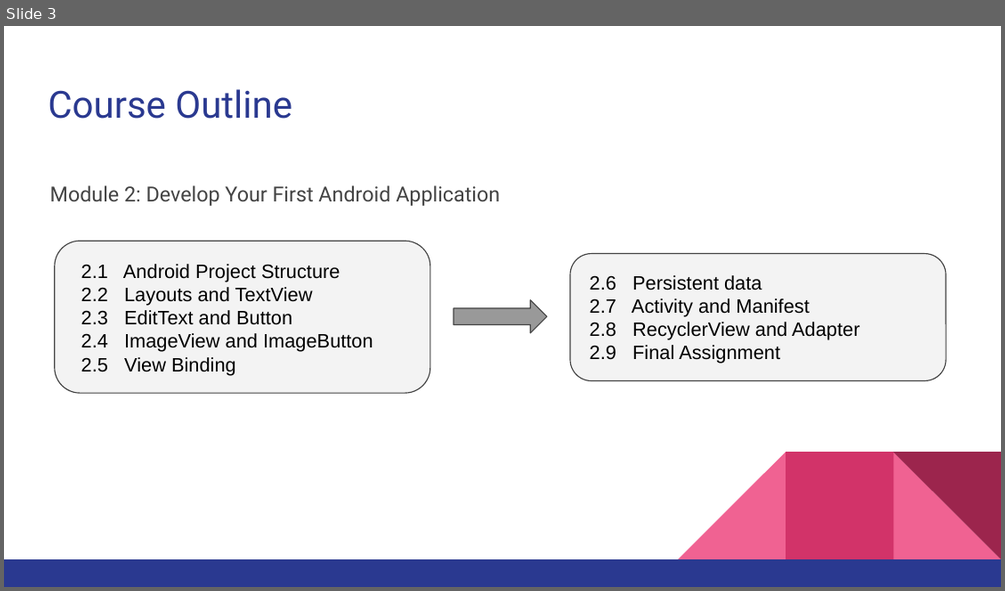
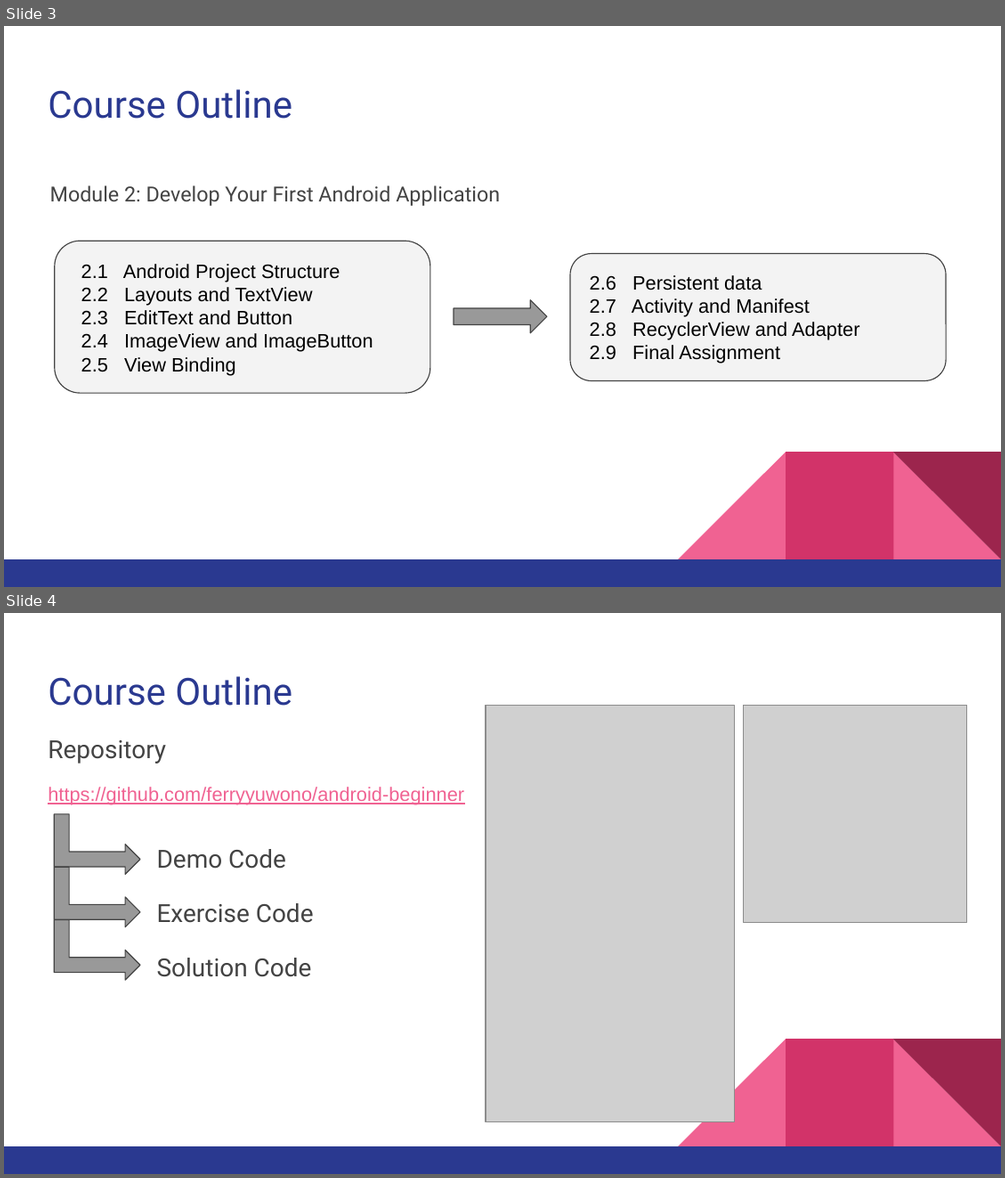
Before and after one commit to ferryyuwono/android-beginner, a slide deck: Beginner Level for Android Development using Kotlin - Module 2.pptx. Shown one above the other, each under a label of ours: slide 3 before the commit, slides 3 and 4 after it. The pictures are 1005x591 and 1005x1178 pixels, drawn with LibreOffice and Linux fonts; fonts in the diff are those of the drawing; grey boxes stand for pictures. Boxes give left, top, right and bottom in pixels: in the first picture for what was removed or moved away, otherwise in the second. Text is boxed around its words. In the diff, an @@ line names an element or a change of style, - is before the commit and + after.

```diff
--- a/Beginner Level for Android Development using Kotlin - Module 2.pptx
+++ b/Beginner Level for Android Development using Kotlin - Module 2.pptx
@@ slide 4 added at bbox=[4, 613, 1001, 1174], background #FFFFFF; not listed: 5 template elements that a slide beside it also shows @@
@@ title added at bbox=[48, 676, 292, 706], 27 pt, text #2A3990 @@
+Course Outline
@@ picture added at bbox=[485, 705, 734, 1121] @@
@@ picture added at bbox=[744, 705, 967, 922] @@
@@ text added at bbox=[48, 740, 166, 763], 18 pt, text #434343 @@
+Repository
@@ text added at bbox=[48, 787, 464, 805], 14 pt, text #F06292, underline @@
+https://github.com/ferryyuwono/android-beginner
@@ bent up arrow added at bbox=[54, 814, 139, 874], fill #999999, outline #434343 0.75 pt @@
@@ text added at bbox=[157, 849, 286, 868], 18 pt, text #434343 @@
+Demo Code
@@ bent up arrow added at bbox=[54, 868, 139, 927], fill #999999, outline #434343 0.75 pt @@
@@ text added at bbox=[157, 903, 314, 923], 18 pt, text #434343 @@
+Exercise Code
@@ bent up arrow added at bbox=[54, 920, 139, 980], fill #999999, outline #434343 0.75 pt @@
@@ text added at bbox=[157, 957, 312, 977], 18 pt, text #434343 @@
+Solution Code
```
